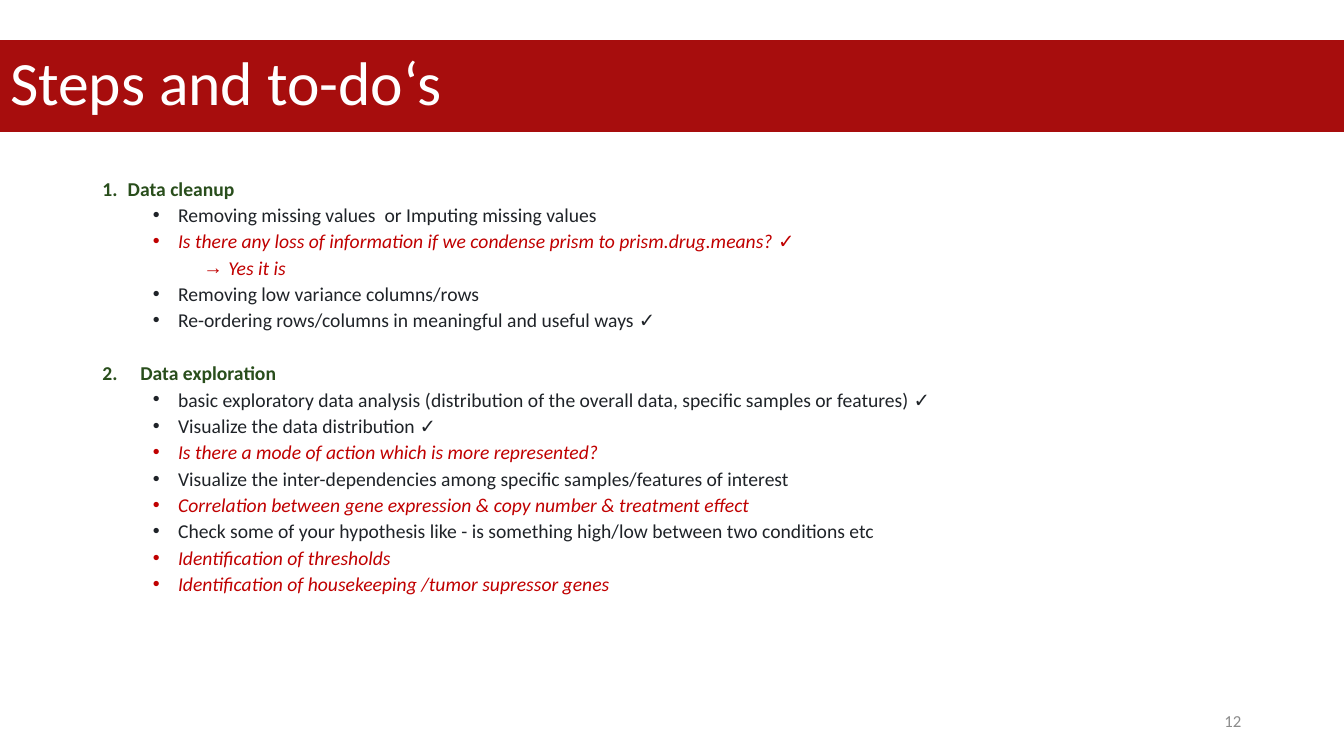
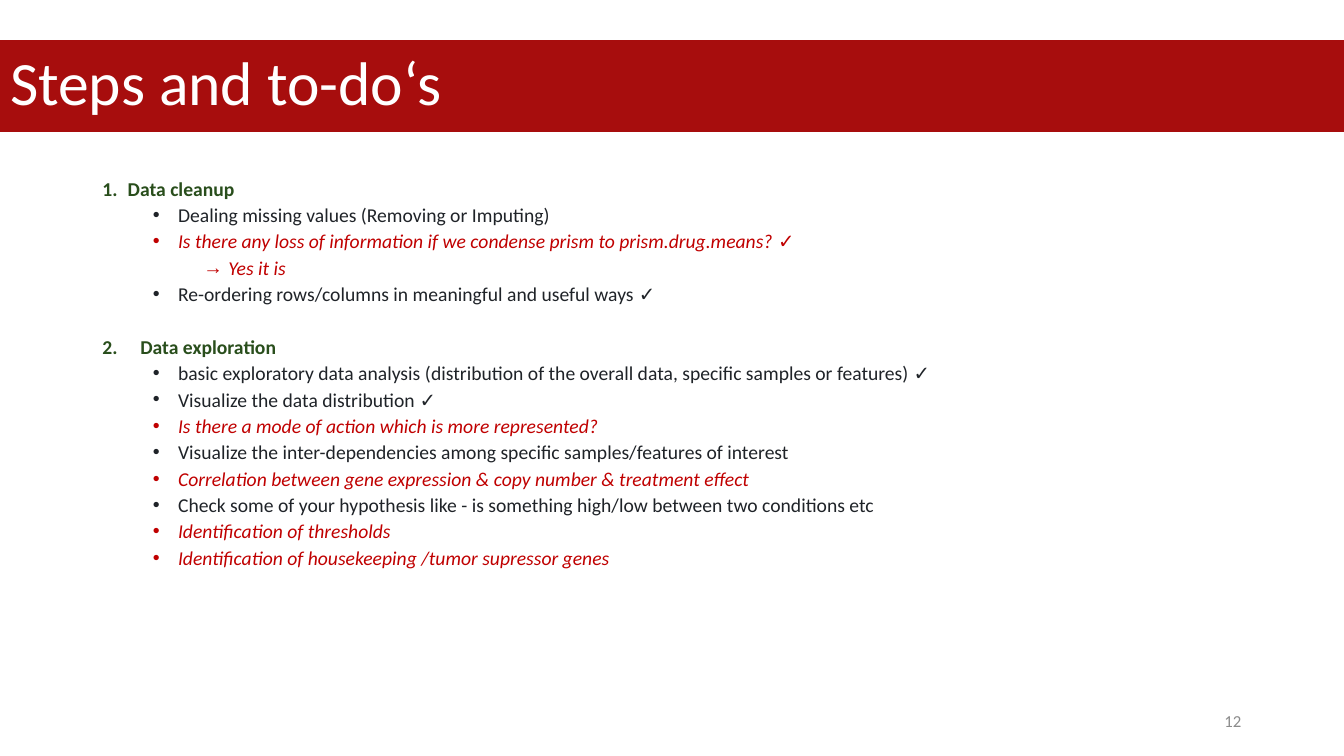
Before and after one commit to datascience-mobi-2023/topic05_team02, a slide deck: slide 12 of project proposal.pptx. Drawn at 1344x756 pixels with LibreOffice and Linux fonts; fonts in the diff are those of the drawing. Boxes give left, top, right and bottom in pixels: in the first picture for what was removed or moved away, otherwise in the second. Text is boxed around its words. In the diff, an @@ line names an element or a change of style, - is before the commit and + after.

```diff
--- a/project proposal.pptx
+++ b/project proposal.pptx
@@ text at box(178, 208, 550, 226): text changed @@
-  • Removing missing values or Imputing missing values
+  • Dealing missing values (Removing or Imputing)
@@ text at box(178, 287, 479, 305): paragraph removed @@
-  • Removing low variance columns/rows
```
Also in this commit, not shown: 6 other slides changed, 1 slide added, 1 slide removed.
